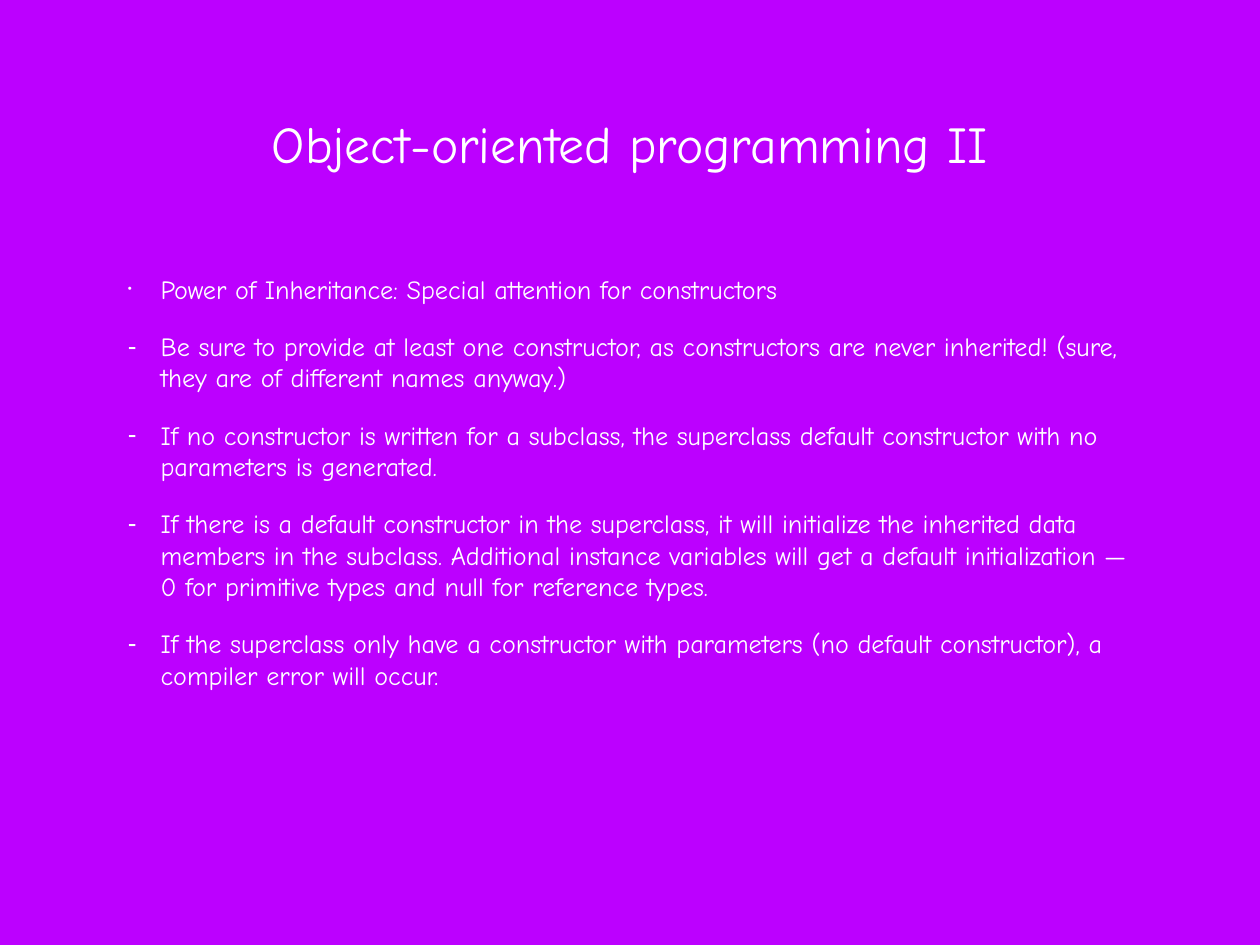
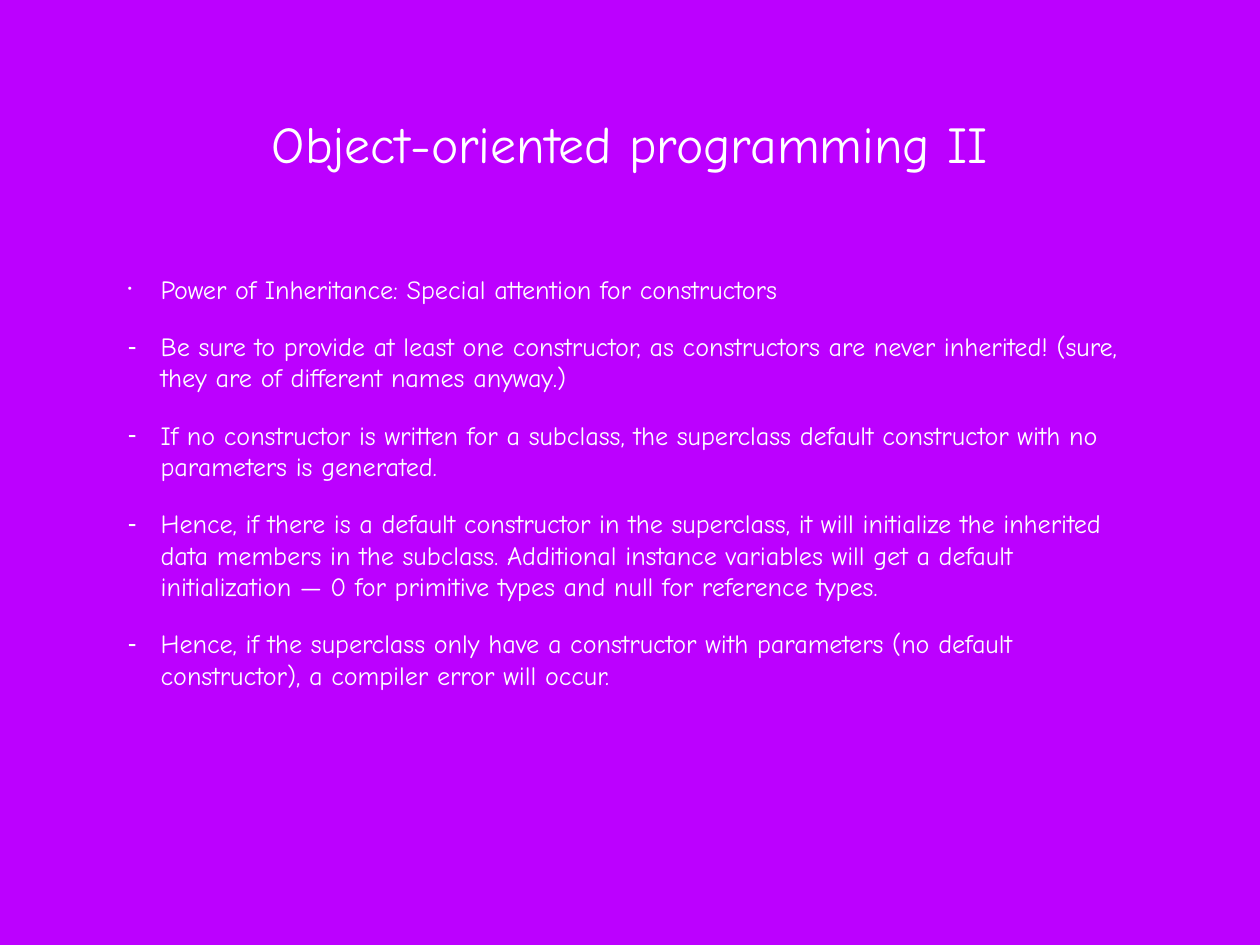
Before and after one commit to difficultcho/AP-A-2018.01.27--, a slide deck: slide 154 of AP计算机A-2018.01.27-张淼.pptx (slide 153 before the commit). Drawn at 1260x945 pixels with LibreOffice and Linux fonts; fonts in the diff are those of the drawing; background and template pictures are left out. Boxes give left, top, right and bottom in pixels: in the first picture for what was removed or moved away, otherwise in the second. Text is boxed around its words. In the diff, an @@ line names an element or a change of style, - is before the commit and + after.

```diff
--- a/AP计算机A-2018.01.27-张淼.pptx
+++ b/AP计算机A-2018.01.27-张淼.pptx
@@ text at [161, 515, 1100, 690]: text changed @@
-– If there is a default constructor in the superclass, it will initialize the inherited data members in the subclass. Additional instance variables will get a default initialization — 0 for primitive types and null for reference types.
-– If the superclass only have a constructor with parameters (no default constructor), a compiler error will occur.
+– Hence, if there is a default constructor in the superclass, it will initialize the inherited data members in the subclass. Additional instance variables will get a default initialization — 0 for primitive types and null for reference types.
+– Hence, if the superclass only have a constructor with parameters (no default constructor), a compiler error will occur.
```
Also in this commit, not shown: 25 other slides changed, 1 slide added.
